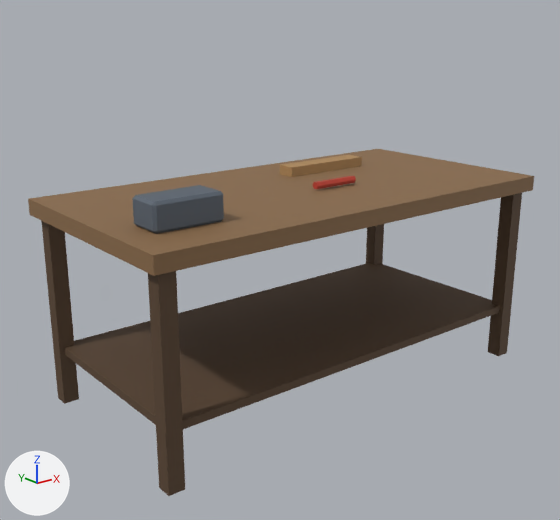
Renders of the FBX model unity/Assets/Art/furniture/workbench.fbx from each side of a commit.
The view is the same before and after, from a 50 mm camera at (-1.91, -2.28, 1.43) aimed at (-0.09, 0.0, 0.52). Arrows for +X, +Y and +Z are at lower left; the lights stay in place. The picture after the commit comes second.

The first picture shows 'workbench'.
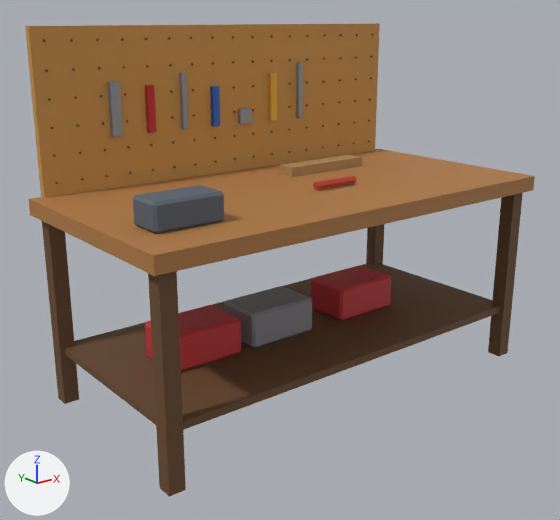
Where the change shows, as pixel boxes [x1, y1, x2, y2] in the pictures (560 x 520 px):
'workbench', reshaped (36% taller)
    before: [28, 149, 534, 496]
    after: [25, 23, 535, 497]
part 1 of me_workbench, added (orange)
    after: [25, 23, 380, 198]
part 2 of me_workbench, added
    after: [43, 34, 373, 184]
part 3 of me_workbench, added
    after: [145, 265, 391, 371]
part 4 of me_workbench, recoloured
    both: [28, 149, 534, 276]
part 5 of me_workbench, recoloured
    both: [42, 193, 522, 496]

What changed in the scene script:
```text
Add mat_cc8944e:
    mat_cc8944e = principled_material('cc8944e')
    mat_cc8944e.base_color = (0.578, 0.296, 0.0762)  # orange #c8944e
    mat_cc8944e.roughness = 0.8
Add mat_cc8343a_001:
    mat_cc8343a_001 = principled_material('cc8343a.001')
    mat_cc8343a_001.base_color = (0.578, 0.0343, 0.0423)  # red #c8343a
    mat_cc8343a_001.roughness = 0.6
Add mat_c3a6ac8:
    mat_c3a6ac8 = principled_material('c3a6ac8')
    mat_c3a6ac8.base_color = (0.0423, 0.144, 0.578)  # blue #3a6ac8
    mat_c3a6ac8.metallic = 0.3
    mat_c3a6ac8.roughness = 0.4
Add mat_c9aa0a8:
    mat_c9aa0a8 = principled_material('c9aa0a8')
    mat_c9aa0a8.base_color = (0.323, 0.352, 0.392)  # grey #9aa0a8
    mat_c9aa0a8.metallic = 0.3
    mat_c9aa0a8.roughness = 0.4
Add mat_cc8343a:
    mat_cc8343a = principled_material('cc8343a')
    mat_cc8343a.base_color = (0.578, 0.0343, 0.0423)  # red #c8343a
    mat_cc8343a.metallic = 0.3
    mat_cc8343a.roughness = 0.4
Add mat_cb07a44:
    mat_cb07a44 = principled_material('cb07a44')
    mat_cb07a44.base_color = (0.434, 0.195, 0.0578)  # brown #b07a44
    mat_cb07a44.roughness = 0.7
Add mat_ce8b83a:
    mat_ce8b83a = principled_material('ce8b83a')
    mat_ce8b83a.base_color = (0.807, 0.479, 0.0423)  # yellow #e8b83a
    mat_ce8b83a.metallic = 0.3
    mat_ce8b83a.roughness = 0.4
Add mat_c6a4a2e:
    mat_c6a4a2e = principled_material('c6a4a2e')
    mat_c6a4a2e.base_color = (0.144, 0.0685, 0.0273)  # brown #6a4a2e
    mat_c6a4a2e.roughness = 0.75
Add mat_c8a8a90:
    mat_c8a8a90 = principled_material('c8a8a90')
    mat_c8a8a90.base_color = (0.254, 0.254, 0.279)  # grey #8a8a90
    mat_c8a8a90.roughness = 0.6
Change me_workbench:
    used by ob_workbench; location = (0.0, 0.0, 0.0)
    remove me_workbench.from_pydata(...)  # 92 vertices, 76 faces; spans x -0.9..0.9, y -0.45..0.45, z 0.0..0.9
    add me_workbench.from_pydata(...)  # 1044 vertices, 814 faces; spans x -0.9..0.9, y -0.45..0.45, z 0.0..1.4
    me_workbench part 1: a new loose piece, a box spanning x -0.85..0.85, y 0.423..0.452, z 0.8..1.4, in mat_cc8944e (orange #c8944e)
    me_workbench part 2: 872 vertices added at x -0.81..0.81, y 0.4..0.43, z 0.85..1.36
    me_workbench part 3: 72 vertices added at x -0.65..0.45, y -0.1..0.1, z 0.23..0.37
    me_workbench part 4: 6 faces spanning x -0.9..0.9, y -0.45..0.45, z 0.74..0.8 switch from mat_c8a6a48 (brown #8a6a48) to mat_cb07a44 (brown #b07a44)
    me_workbench part 5: 30 faces spanning x -0.87..0.87, y -0.42..0.42, z 0.0..0.74 switch from mat_c5a4430 (brown #5a4430) to mat_c6a4a2e (brown #6a4a2e)
    add me_workbench.materials.append(mat_cc8944e)  # orange #c8944e
    add me_workbench.materials.append(mat_c9aa0a8)  # grey #9aa0a8
    add me_workbench.materials.append(mat_cc8343a)  # red #c8343a
    add me_workbench.materials.append(mat_c3a6ac8)  # blue #3a6ac8
    add me_workbench.materials.append(mat_ce8b83a)  # yellow #e8b83a
    add me_workbench.materials.append(mat_cc8343a_001)  # red #c8343a
    add me_workbench.materials.append(mat_c8a8a90)  # grey #8a8a90
```
